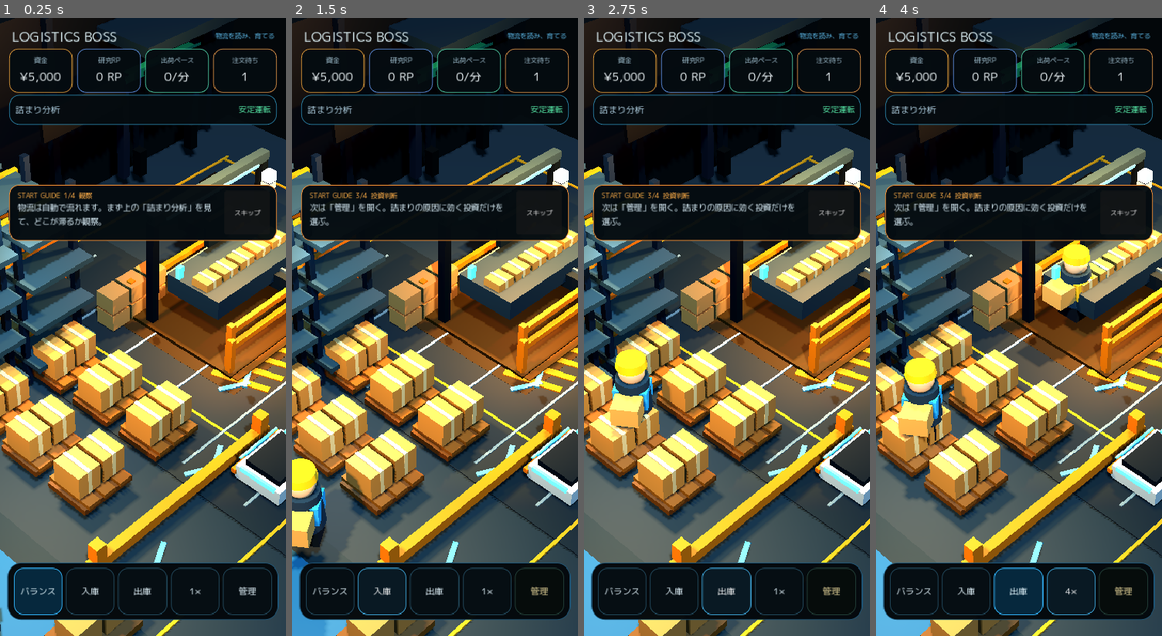
Above: before the commit, frames 1-4 (left to right).
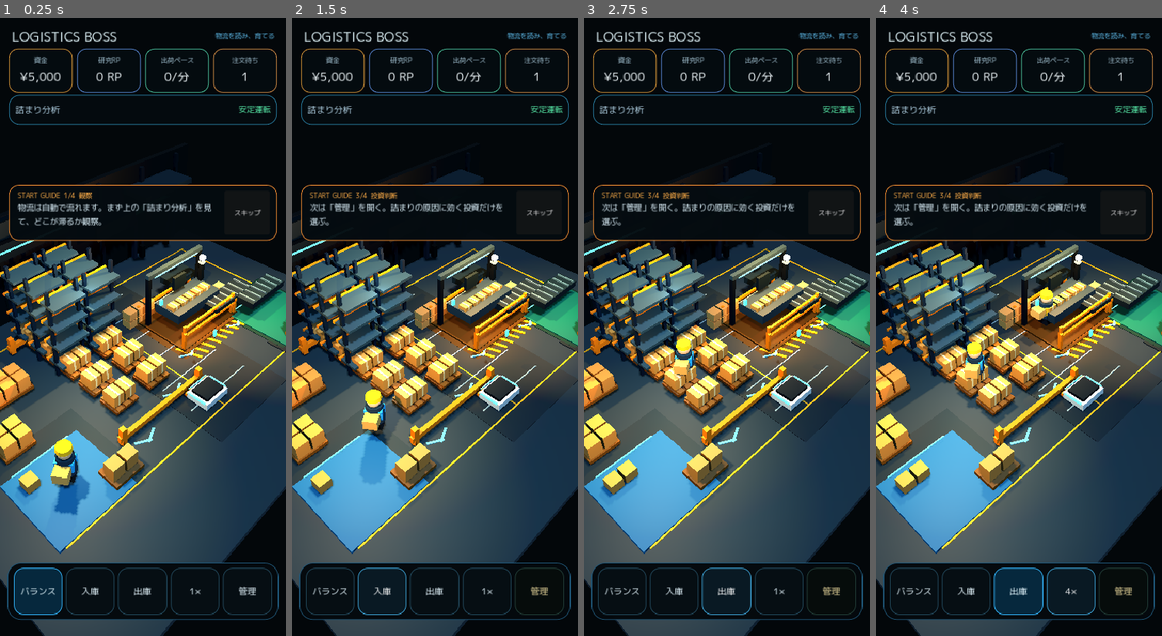
Above: after the commit, the same moments.

Repository: 48wr9f4wgp-lab/Logistics-Boss
Game: Godot game, scene res://scenes/main.tscn
Same seed, same stepped clock (60 frames per second), same inputs: the game is played once before the commit and once after it.
Inputs:
- Up to frame 1 (0.25 s): no input
- Up to frame 2 (1.5 s): click "バランス" at 0.5 s; click "入庫" at 1.25 s
- Up to frame 3 (2.75 s): click "出庫" at 2 s
- Up to frame 4 (4 s): click "1×" at 2.75 s; click "2×" at 3.5 s

The runs differ from the first frame. In frame 1, 54% of the frame differs, in the area x 0-100%, y 0-100%; in frame 2, 54%; in frame 3, 54%; in frame 4, 54%.

Commit message:
Fix mobile overview framing and management scroll structure
Resolve the remaining real-iPhone blockers by making Rank 3 management reliably scrollable on touch/Web and widening portrait camera overview framing with mobile regression coverage.

Diff:
--- a/godot/tests/mobile_input_smoke.gd
+++ b/godot/tests/mobile_input_smoke.gd
@@ -19,6 +19,13 @@
     get_root().add_child(view)
     view.bind_sim(sim)
     await process_frame
+
+    if view._camera.keep_aspect != Camera3D.KEEP_WIDTH:
+        _fail("portrait mobile camera must preserve horizontal FOV")
+        return
+    if MobileWarehouseView.MOBILE_MAX_DISTANCE < 30.0:
+        _fail("mobile overview must allow a materially wider warehouse view")
+        return
 
     var start_yaw := view._orbit_yaw
     var touch := InputEventScreenTouch.new()
@@ -76,14 +83,14 @@
 
     view._camera_distance = MobileWarehouseView.MOBILE_MIN_DISTANCE
     view._update_camera(1.0)
-    if view._camera.fov < 40.0:
-        _fail("near mobile zoom must widen FOV so the warehouse does not become tunnel-like")
+    if view._camera.fov < 50.0:
+        _fail("near mobile zoom must keep a wide portrait field of view")
         return
 
     view._camera_distance = MobileWarehouseView.MOBILE_MAX_DISTANCE
     view._update_camera(1.0)
-    if view._camera.fov > 36.0:
-        _fail("far mobile view should return toward the composed overview FOV")
+    if view._camera.fov < 44.0:
+        _fail("far mobile overview must remain wide enough to read the whole warehouse")
         return
 
     for index in [0, 1]:
--- a/godot/tests/release_hud_smoke.gd
+++ b/godot/tests/release_hud_smoke.gd
@@ -25,8 +25,8 @@
         _fail("fresh release HUD must expose current FTUE step")
         return
 
-    if hud._sheet.anchor_top > 0.31:
-        _fail("mobile management sheet must use enough vertical screen area to reduce excessive scrolling")
+    if hud._sheet.anchor_top > 0.27:
+        _fail("mobile management sheet must use enough vertical screen area for touch navigation")
         return
     if not hud._sheet.clip_contents:
         _fail("mobile management sheet must clip descendants instead of overflowing the viewport")
@@ -36,6 +36,9 @@
     if scroll == null:
         _fail("mobile management sheet must contain a vertical ScrollContainer")
         return
+    if hud._mobile_scroll != scroll:
+        _fail("mobile HUD must retain the active management ScrollContainer for direct touch scrolling")
+        return
     if scroll.horizontal_scroll_mode != ScrollContainer.SCROLL_MODE_DISABLED:
         _fail("mobile management sheet must never scroll or overflow horizontally")
         return
@@ -44,6 +47,45 @@
         return
     if scroll.scroll_hint_mode != ScrollContainer.SCROLL_HINT_MODE_ALL:
         _fail("mobile management sheet must hint that more content is available vertically")
+        return
+    if scroll.scroll_deadzone > int(MobileGameHud.MOBILE_SCROLL_DRAG_THRESHOLD):
+        _fail("management touch deadzone must stay low enough to feel responsive")
+        return
+
+    var list := hud._find_upgrade_list(hud._sheet)
+    if list == null or list.get_node_or_null("MobileBottomSpacer") == null:
+        _fail("mobile management content must include bottom padding so the last action remains reachable")
+        return
+
+    hud._sheet.visible = true
+    await process_frame
+    if scroll.get_v_scroll_bar().max_value <= scroll.size.y:
+        _fail("management content must exceed the viewport so scrolling is meaningful")
+        return
+
+    scroll.scroll_vertical = 0
+    var touch := InputEventScreenTouch.new()
+    touch.index = 7
+    touch.position = scroll.get_global_rect().get_center()
+    touch.pressed = true
+    hud._input(touch)
+
+    var drag := InputEventScreenDrag.new()
+    drag.index = 7
+    drag.position = touch.position + Vector2(0, -120)
+    drag.relative = Vector2(0, -120)
+    hud._input(drag)
+    if scroll.scroll_vertical <= 0:
+        _fail("upward touch drag must advance the management ScrollContainer")
+        return
+
+    var release := InputEventScreenTouch.new()
+    release.index = 7
+    release.position = drag.position
+    release.pressed = false
+    hud._input(release)
+    if hud._mobile_scroll_touch_index != -1:
+        _fail("management scroll touch state must reset on release")
         return
 
     if hud._contract_buttons.is_empty():
--- a/godot/ui/game_hud_mobile.gd
+++ b/godot/ui/game_hud_mobile.gd
@@ -1,11 +1,19 @@
 extends "res://ui/game_hud_release.gd"
 class_name MobileGameHud
 
-const MOBILE_SHEET_TOP := 0.30
+const MOBILE_SHEET_TOP := 0.26
 const MOBILE_SHEET_SIDE_MARGIN := 12.0
 const MOBILE_SHEET_BOTTOM := -108.0
+const MOBILE_SCROLL_DRAG_THRESHOLD := 6.0
+const MOBILE_SCROLL_SPEED := 1.15
+const MOBILE_SCROLL_BOTTOM_PADDING := 40.0
 
 var _mobile_layout_width := -1.0
+var _mobile_scroll: ScrollContainer
+var _mobile_scroll_touch_index := -1
+var _mobile_scroll_drag_distance := 0.0
+var _mobile_mouse_scroll_active := false
+var _mobile_mouse_drag_distance := 0.0
 
 
 func _ready() -> void:
@@ -20,6 +28,74 @@
     _apply_mobile_management_layout(false)
     _apply_mobile_progression_copy()
     _apply_mobile_rank3_compaction()
+
+
+func _input(event: InputEvent) -> void:
+    if _sheet == null or not _sheet.visible or _mobile_scroll == null:
+        _reset_mobile_scroll_gesture()
+        return
+
+    var scroll_rect := _mobile_scroll.get_global_rect()
+
+    if event is InputEventScreenTouch:
+        var touch := event as InputEventScreenTouch
+        if touch.pressed:
+            if _mobile_scroll_touch_index < 0 and scroll_rect.has_point(touch.position):
+                _mobile_scroll_touch_index = touch.index
+                _mobile_scroll_drag_distance = 0.0
+        elif touch.index == _mobile_scroll_touch_index:
+            _mobile_scroll_touch_index = -1
+            _mobile_scroll_drag_distance = 0.0
+        return
+
+    if event is InputEventScreenDrag:
+        var drag := event as InputEventScreenDrag
+        if drag.index != _mobile_scroll_touch_index:
+            return
+        _mobile_scroll_drag_distance += absf(drag.relative.y)
+        if _mobile_scroll_drag_distance >= MOBILE_SCROLL_DRAG_THRESHOLD:
+            _scroll_management_by(drag.relative.y)
+        return
+
+    # Web exports can present touch as emulated mouse input depending on browser/runtime settings.
+    # Keep an independent mouse-drag fallback so the management sheet remains usable on iOS Safari.
+    if event is InputEventMouseButton:
+        var mouse_button := event as InputEventMouseButton
+        if mouse_button.button_index != MOUSE_BUTTON_LEFT or _mobile_scroll_touch_index >= 0:
+            return
+        if mouse_button.pressed:
+            _mobile_mouse_scroll_active = scroll_rect.has_point(mouse_button.position)
+            _mobile_mouse_drag_distance = 0.0
+        else:
+            _mobile_mouse_scroll_active = false
+            _mobile_mouse_drag_distance = 0.0
+        return
+
+    if event is InputEventMouseMotion:
+        var motion := event as InputEventMouseMotion
+        if not _mobile_mouse_scroll_active or _mobile_scroll_touch_index >= 0:
+            return
+        if (motion.button_mask & MOUSE_BUTTON_MASK_LEFT) == 0:
+            _mobile_mouse_scroll_active = false
+            _mobile_mouse_drag_distance = 0.0
+            return
+        _mobile_mouse_drag_distance += absf(motion.relative.y)
+        if _mobile_mouse_drag_distance >= MOBILE_SCROLL_DRAG_THRESHOLD:
+            _scroll_management_by(motion.relative.y)
+
+
+func _scroll_management_by(pointer_delta_y: float) -> void:
+    if _mobile_scroll == null:
+        return
+    var next_scroll := _mobile_scroll.scroll_vertical - int(round(pointer_delta_y * MOBILE_SCROLL_SPEED))
+    _mobile_scroll.scroll_vertical = maxi(0, next_scroll)
+
+
+func _reset_mobile_scroll_gesture() -> void:
+    _mobile_scroll_touch_index = -1
+    _mobile_scroll_drag_distance = 0.0
+    _mobile_mouse_scroll_active = false
+    _mobile_mouse_drag_distance = 0.0
 
 
 func _apply_mobile_management_layout(force: bool) -> void:
@@ -38,21 +114,27 @@
     _sheet.clip_contents = true
     _sheet.mouse_filter = Control.MOUSE_FILTER_STOP
 
+    _mobile_scroll = null
     _configure_scroll_containers(_sheet)
     _configure_known_mobile_controls()
     _tune_section_spacing(_progression_panel, 12)
     _tune_section_spacing(_rank3_panel, 10)
+    _ensure_scroll_bottom_padding()
 
 
 func _configure_scroll_containers(node: Node) -> void:
     if node is ScrollContainer:
         var scroll := node as ScrollContainer
+        if _mobile_scroll == null:
+            _mobile_scroll = scroll
         scroll.horizontal_scroll_mode = ScrollContainer.SCROLL_MODE_DISABLED
         scroll.vertical_scroll_mode = ScrollContainer.SCROLL_MODE_SHOW_NEVER
         scroll.scroll_hint_mode = ScrollContainer.SCROLL_HINT_MODE_ALL
         scroll.follow_focus = true
         scroll.clip_contents = true
+        scroll.scroll_deadzone = int(MOBILE_SCROLL_DRAG_THRESHOLD)
         scroll.scroll_vertical_custom_step = 96.0
+        scroll.mouse_filter = Control.MOUSE_FILTER_STOP
         _configure_scroll_content(scroll)
         return
 
@@ -70,6 +152,7 @@
         var label := node as Label
         label.autowrap_mode = TextServer.AUTOWRAP_WORD_SMART
         label.clip_text = false
+        label.mouse_filter = Control.MOUSE_FILTER_IGNORE
     elif node is Button:
         var button := node as Button
         button.clip_text = false
@@ -103,13 +186,27 @@
     if _routing_summary != null:
         _routing_summary.custom_minimum_size = Vector2(0, 42)
     if _routing_select != null:
-        _routing_select.custom_minimum_size = Vector2(0, 50)
+        _routing_select.custom_minimum_size = Vector2(0, 54)
+        _routing_select.mouse_filter = Control.MOUSE_FILTER_PASS
     if _receiving_annex_button != null:
         _receiving_annex_button.custom_minimum_size = Vector2(0, 88)
     if _inbound_carrier_button != null:
         _inbound_carrier_button.custom_minimum_size = Vector2(0, 88)
 
 
+func _ensure_scroll_bottom_padding() -> void:
+    var list := _find_upgrade_list(_sheet)
+    if list == null:
+        return
+    var spacer := list.get_node_or_null("MobileBottomSpacer") as Control
+    if spacer == null:
+        spacer = Control.new()
+        spacer.name = "MobileBottomSpacer"
+        spacer.mouse_filter = Control.MOUSE_FILTER_IGNORE
+        list.add_child(spacer)
+    spacer.custom_minimum_size = Vector2(0, MOBILE_SCROLL_BOTTOM_PADDING)
+
+
 func _tune_section_spacing(panel: PanelContainer, separation: int) -> void:
     if panel == null or panel.get_child_count() == 0:
         return
@@ -123,7 +220,7 @@
         return
 
     # At Rank 3 the three Rank 2 facility choices are historical state, not active decisions.
-    # Collapse them so the management sheet prioritizes contracts, staffing and current Rank 3 capital.
+    # Collapse them so the management sheet prioritizes current Rank 3 capital and live operations.
     if _facility_header != null:
         _facility_header.visible = true
         _facility_header.text = "拡張設備  3/3 導入済み"
--- a/godot/view/warehouse_view_mobile.gd
+++ b/godot/view/warehouse_view_mobile.gd
@@ -12,12 +12,24 @@
 const MOBILE_DRAG_FILTER_WEIGHT := 0.78
 const MOBILE_PINCH_FILTER_WEIGHT := 0.75
 const MOBILE_MIN_DISTANCE := 14.0
-const MOBILE_MAX_DISTANCE := 25.0
-const MOBILE_NEAR_FOV := 44.0
-const MOBILE_FAR_FOV := 34.0
+const MOBILE_MAX_DISTANCE := 32.0
+const MOBILE_DEFAULT_DISTANCE := 21.5
+const MOBILE_NEAR_FOV := 52.0
+const MOBILE_FAR_FOV := 46.0
 
 var _filtered_touch_drag := Vector2.ZERO
 var _filtered_pinch_delta := 0.0
+
+
+func _ready() -> void:
+    super._ready()
+    _camera_distance = clampf(maxf(_camera_distance, MOBILE_DEFAULT_DISTANCE), MOBILE_MIN_DISTANCE, MOBILE_MAX_DISTANCE)
+    if _camera != null:
+        # Portrait gameplay needs a stable horizontal field of view. KEEP_WIDTH prevents
+        # tall phone aspect ratios from collapsing the warehouse into a narrow tunnel.
+        _camera.keep_aspect = Camera3D.KEEP_WIDTH
+        _camera.fov = _desired_mobile_fov()
+        _camera_pose_initialized = false
 
 
 func _unhandled_input(event: InputEvent) -> void:
@@ -82,6 +94,15 @@
             _last_pinch_distance = distance
 
 
+func _desired_mobile_fov() -> float:
+    var zoom_t := clampf(
+        (_camera_distance - MOBILE_MIN_DISTANCE) / (MOBILE_MAX_DISTANCE - MOBILE_MIN_DISTANCE),
+        0.0,
+        1.0
+    )
+    return lerpf(MOBILE_NEAR_FOV, MOBILE_FAR_FOV, zoom_t)
+
+
 func _update_camera(delta: float) -> void:
     if _camera == null:
         return
@@ -92,9 +113,9 @@
         1.0
     )
     var near_target := Vector3(0.0, 1.20, 0.10)
-    var far_target := Vector3(0.0, 0.85, 0.25)
+    var far_target := Vector3(0.0, 0.72, 0.05)
     var target := near_target.lerp(far_target, zoom_t)
-    var desired_fov := lerpf(MOBILE_NEAR_FOV, MOBILE_FAR_FOV, zoom_t)
+    var desired_fov := _desired_mobile_fov()
 
     var horizontal := cos(_orbit_pitch) * _camera_distance
     var height := -sin(_orbit_pitch) * _camera_distance
